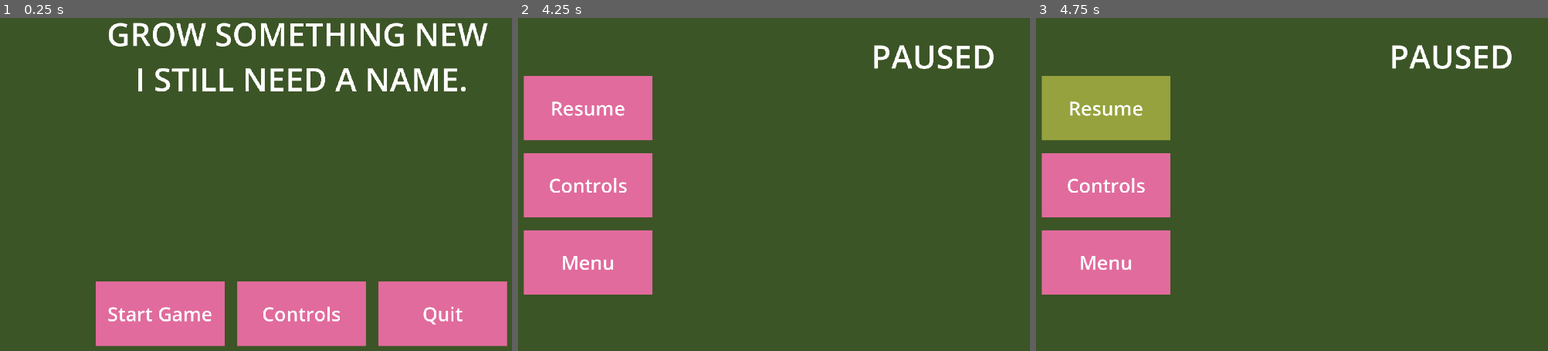
Above: before the commit, frames 1-3 (left to right).
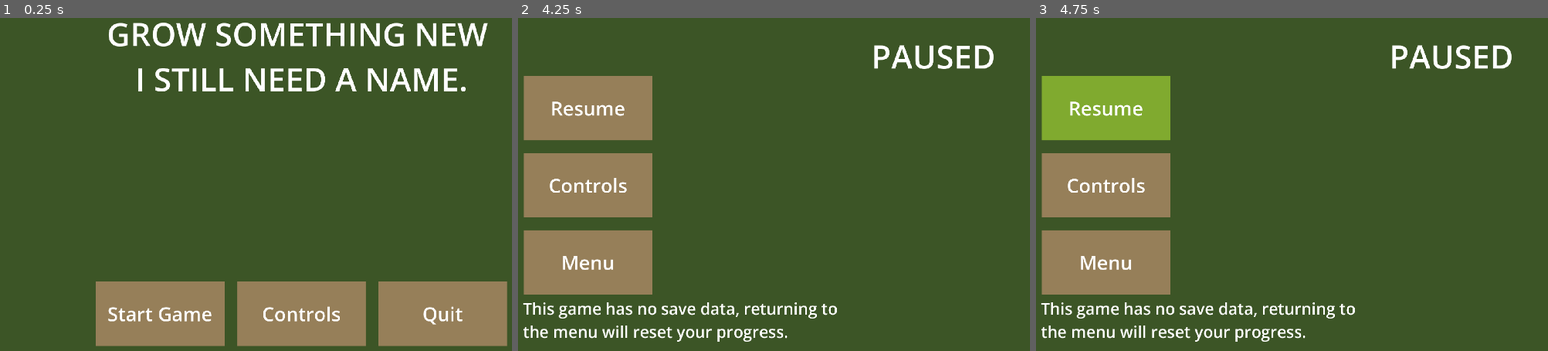
Above: after the commit, the same moments.

Repository: Robin-Bareham/GJ26-GrowSomethingNew
Game: Godot game, scene res://Scenes/woods.tscn
Same seed, same stepped clock (60 frames per second), same inputs: the game is played once before the commit and once after it.
Inputs (mouse positions are in pixels of both pictures, inside the frame that each line leads up to):
- Up to frame 1 (0.25 s): no input
- Up to frame 2 (4.25 s): tap Enter at 0.5, 2, 3.5 s; move the mouse to (953, 167) at 0.52 s; hold D (walk_right) 0.53-1.28 s; tap E (interact) at 0.6, 1.55, 2.1, 3.05 s; tap T (test) at 0.8, 1.35, 2.3, 3.6 s; tap Space at 1.25, 2.75 s; move the mouse to (697, 201) at 1.27 s; hold S (walk_down) 1.28-2.03 s; move the mouse to (881, 107) at 2.02 s; hold D (walk_right) 2.03-2.78 s; move the mouse to (789, 254) at 2.77 s; hold W (walk_up) 2.78-3.53 s; click (789, 254) at 2.85 s; move the mouse to (1004, 237) at 3.52 s; hold A (walk_left) from 3.53 s (still down); tap Q (pause) at 4.15 s
- Up to frame 3 (4.75 s): keep holding A (walk_left); move the mouse to (1153, 134) at 4.27 s; tap E (interact) at 4.35 s

The runs differ from the first frame. In frame 1, 14% of the frame differs, in the area x 18-100%, y 79-99%; in frame 2, 16%, in the area x 0-63%, y 17-98%; in frame 3, 11%.

Commit message:
Added Lake Interactions

Diff:
--- a/Assets/Styles/SBF_Selected.tres
+++ b/Assets/Styles/SBF_Selected.tres
@@ -1,4 +1,4 @@
 [gd_resource type="StyleBoxFlat" format=3 uid="uid://p1pbi20kclf3"]
 
 [resource]
-bg_color = Color(0.58772, 0.63645, 0.24054, 1)
+bg_color = Color(0.503754, 0.664769, 0.182948, 1)
--- a/Assets/Styles/SBF_deselected.tres
+++ b/Assets/Styles/SBF_deselected.tres
@@ -1,4 +1,4 @@
 [gd_resource type="StyleBoxFlat" format=3 uid="uid://dtk484ihyqfbi"]
 
 [resource]
-bg_color = Color(0.883645, 0.421145, 0.616113, 1)
+bg_color = Color(0.588573, 0.499786, 0.350919, 1)
--- a/Scenes/dialogue_box.tscn
+++ b/Scenes/dialogue_box.tscn
@@ -34,9 +34,9 @@
 anchor_right = 0.5
 anchor_bottom = 1.0
 offset_left = -765.0
-offset_top = -400.0
+offset_top = -384.0
 offset_right = 335.0
-offset_bottom = -119.0
+offset_bottom = -103.0
 grow_horizontal = 2
 grow_vertical = 0
 scale = Vector2(1.4, 1.4)
--- a/Scenes/minigame.tscn
+++ b/Scenes/minigame.tscn
@@ -148,7 +148,7 @@
 
 [node name="Goal" type="Sprite2D" parent="."]
 material = SubResource("ShaderMaterial_lx35w")
-position = Vector2(1526, 383)
+position = Vector2(983, 535)
 scale = Vector2(1.77642, 1.80081)
 texture = ExtResource("2_puep3")
 script = ExtResource("2_id8w1")
--- a/Scenes/pause.tscn
+++ b/Scenes/pause.tscn
@@ -13,6 +13,20 @@
 grow_horizontal = 2
 grow_vertical = 2
 color = Color(0.236784, 0.334107, 0.151257, 1)
+
+[node name="Title2" type="Label" parent="."]
+anchors_preset = 2
+anchor_top = 1.0
+anchor_bottom = 1.0
+offset_left = 37.0
+offset_top = -259.0
+offset_right = 1249.0
+offset_bottom = 18.0
+grow_vertical = 0
+theme_override_font_sizes/font_size = 50
+text = "This game has no save data, returning to
+the menu will reset your progress."
+vertical_alignment = 1
 
 [node name="Title" type="Label" parent="."]
 anchors_preset = 1
--- a/Scenes/woods.tscn
+++ b/Scenes/woods.tscn
@@ -105,7 +105,8 @@
 starting_bg = "Temp_Lake"
 
 [node name="CollisionPolygon2D" type="CollisionPolygon2D" parent="Lake"]
-polygon = PackedVector2Array(39, -6, 44, 203, 112, 203, 124, 323, 372, 529, 372, 649, 691, 916, 700, 1060, -303, 399)
+position = Vector2(-2, 1)
+polygon = PackedVector2Array(39, -6, 44, 203, 112, 203, 124, 323, 372, 529, 372, 649, 691, 916, 700, 1060, -303, 399, -124, -745, 2344, -391, 2110, 274, 1878, 176, 1828, 403, 1621, 444, 1619, 376, 1552, 364, 1555, 311, 1497, 298, 1490, 143, 1559, 139, 1555, 75, 2032, 86, 1858, -417, -58, -541)
 
 [node name="Lighting" type="Node2D" parent="."]
 
--- a/Scripts/all_dia.gd
+++ b/Scripts/all_dia.gd
@@ -2,6 +2,10 @@
 
 var dia_open = false
 var dia_closing = false
+
+var lake_interacted = false
+
+
 
 var dia_dic = {
 	"NoBF": [["Elm",0,"That looks like the way to the grove though...",">"],["Elm",0,"My eyes feel weird from it's brightness.",">"],["Elm",0,"I wonder if there's something around here that'll help.","v"]],
@@ -24,8 +28,6 @@
 	"D2Pile" : [["Elm",0,"Huh, it's a bit easier to see? I wouldn't have thought anything's changed...","v"]],
 	"D3Pile" : [["Elm",0,"...",">"],["Elm",0,"Is it the flowers? Am I... seing through them?",">"],["Elm",0,"Weird.","v"]],
 	"D4Pile" : [["Elm",0,"It's surprisingly clear, though I don't feel up to this...",">"],["Elm",0,"I'll at least see what's under here.","v"]],
-	"test" : [["Elm",0,"Well this is weird.",">"],["Elm",4,"There's going to be a new image.",">","Temp_Cutscene2"],["Elm",0,"Cool new image!","v"]],
-	"Lake" : [["Elm",0,"My reflection? Why... why are those flowers staring back at me?","v"]],
 	"D1End" : [["Elm",0,"Nothing... just piles of ash and remains.",">"],["Elm",0,"For seemingly nothing, I feel quite tired.",">"],["Elm",4,"I can continue searching later, a quick nap should be fine...",">","Temp_Cutscene2"],["",0,"...","v"]],
 	"D2End" : [["Elm",0,"I should stop, my eyes are starting to hurt.",">"],["Elm",4,"At least things were'nt as dark as last time,, but its still so blurry.",">","Temp_Cutscene2"],["Elm",0,"I guess I'll keep searching later...","v"]],
 	"D3End" : [["Elm",0,"There's so many of those flowers.",">"],["Elm",4,"They're all budding like the ones by my head... …(283 unchanged characters)…
@@ -34,8 +36,13 @@
 	["",4,"Elm?",">","Temp_Cutscene1"],["Lavender",4,"What... what happened to you?","v","Temp_Cutscene2"]],
 	"D1Grove" : [["Elm",0,"No...",">"],["Elm",0,"The Grove it's...",">"],["Elm",4,"Empty...",">","Temp_Cutscene2"],["Elm",0,"...",">"],["Elm",4,"Piles of ash? Maybe...",">","Temp_Cutscene1"],["Elm",0,"I should search around, maybe I'll find things in the ash piles.","v"]],
 	"Start" : [["",0,"...",">"],["",4,"...?",">","Temp_Cutscene2"],["Elm",0,"What... where am I?",">"],["Elm",4,"Why is everyhing so blurry?",">","Temp_Cutscene1"],["Elm",4,"WHAT IS THAT?!",">","Temp_Cutscene2"],["Elm",0,"Get it off get it off get it off get it off get it-",">"],
-	["Elm",4,"It's not budging...",">","Temp_Cutscene1"],["Elm",4,"The grove! Oh no I've got to make sure everyone's okay.","v","Temp_Cutscene2"]]
-
+	["Elm",4,"It's not budging...",">","Temp_Cutscene1"],["Elm",4,"The grove! Oh no I've got to make sure everyone's okay.","v","Temp_Cutscene2"]],
+	"D1Lake" : [["Elm",0,"Those scars... I'm sure I just got burned... how long have I been out for?",">"], ["Elm",0,"...",">"],["Elm",2,"Weird...","v","N/A","LAKE"]],
+	"D1Lake2" : [["Elm",2,"Ah, that's a bit easier to look through. The water's glare doesn't hurt as much.","v","N/A","LAKE"]],
+	"D2Lake" : [["Elm",0,"It's... grown? Are those vines?",">"],["Elm",0,"They feel like vines...",">"],["Elm",2,"Now it's staring at me through the reflection...","v","N/A","LAKE"]],
+	"D3Lake" : [["Elm",0,"Are these horns? Ow-",">"],["Elm",0,"They're thorny like those roots.",">"],["Elm",2,"Urgh- I'm just going to stop, this is giving me a headache.","v","N/A","LAKE"]],
+	"D4Lake" : [["Elm",0,"...",">"],["Elm",2,"Can this please be a bad dream...","v","N/A","LAKE"]],
+	"LakeSil" : [["Elm",0,"...","v"]]
 }
 
 var pile_dic = {
--- a/Scripts/constant_ui.gd
+++ b/Scripts/constant_ui.gd
@@ -93,7 +93,7 @@
 		#pile_list[i].setImage()
 
 func changeBg(newBg: String):
-	var temp = "res://Assets/TempAssets/" + newBg + ".png"
+	var temp = "res://Assets/Cutscenes/" + newBg + ".png"
 	bg.texture = load(temp)
 
 func hideBg():
--- a/Scripts/dialogue_box.gd
+++ b/Scripts/dialogue_box.gd
@@ -80,6 +80,11 @@
 		v_current_pile = object #reusing name specifically for end of game
 	v_root.show()
 	v_currently_active = true
+
+	if(object == "LakeSil"):
+		v_root.hide()
+
+
 	pass
 
 func progressDialogue():
--- a/Scripts/interaction_hitbox.gd
+++ b/Scripts/interaction_hitbox.gd
@@ -5,6 +5,7 @@
 var v_in_search = false
 var v_in_scripted = false
 var v_bg = ""
+var v_lake_dia = ""
 
 
 @onready var v_dialogue_box = get_tree().current_scene.get_node("DialogueBox")
@@ -55,8 +56,9 @@
 				#Change position of player
 				get_parent().position.y = GlobalScript.p_nobf_py
 		else:
-			v_interractable_list.append(area.getName())
-			v_bg = area.getBg()
+			# LAKE INTERACTIONS DIFFERENCECS
+			v_lake_dia = decidingLake()
+			v_interractable_list.append(v_lake_dia)
 			v_in_scripted = true
 	#Not a scripted AREA
 	else:
@@ -74,7 +76,7 @@
 	var index = -1
 	if(area.is_in_group("scripted")):
 		v_in_scripted = false
-		index = v_interractable_list.find(area.getName())
+		index = v_interractable_list.find(v_lake_dia)
 		v_bg = ""
 	#NOT A SCRIPTED AREA
 	else:
@@ -86,6 +88,12 @@
 		v_interractable_list.remove_at(index)
 
 func changeNode(type:String):
+	if(type == "LAKE"):
+
+		v_interractable_list.remove_at(v_interractable_list.find(v_lake_dia))
+		v_lake_dia = "LakeSil"
+		v_interractable_list.append(v_lake_dia)
+		return
 	var index = v_interractable_list.find(area_root.getName())
 	if(type == "HIDE"):
 		if index != -1:
@@ -98,6 +106,8 @@
 		v_interractable_list.append(area_root.getName())
 
 func changeItem(type: String):
+	if(type == "Blindfold"):
+		AllDia.lake_interacted = false
 	if(GlobalScript.items[type]):
 		GlobalScript.items[type] = false
 	else:
@@ -107,3 +117,27 @@
 	GlobalScript.transition_scene = true
 	GlobalScript.next_scene = type
 	GlobalScript.change_scene()
+
+func decidingLake():
+	var p_name = "LakeSil"
+	match GlobalScript.day:
+		1:
+			if(GlobalScript.items["Blindfold"]):
+				p_name = "D1Lake2"
+				v_bg = "Lake02"
+			else:
+				p_name = "D1Lake"
+				v_bg = "Lake01"
+		2:
+			p_name = "D2Lake"
+			v_bg = "Lake03"
+		3:
+			p_name = "D3Lake"
+			v_bg = "Lake04"
+		4:
+			p_name = "D4Lake"
+			v_bg = "Lake05"
+	if(AllDia.lake_interacted):
+		p_name = "LakeSil"
+	AllDia.lake_interacted = true
+	return p_name
--- a/Scripts/main.gd
+++ b/Scripts/main.gd
@@ -73,6 +73,7 @@
 			if(GlobalScript.activate_cutscene):
 				if(GlobalScript.day_over):
 					#End of day scripts
+					AllDia.lake_interacted = false
 					match GlobalScript.day:
 						1:
 							dia_ui.eventActivated("D1End",2,"Temp_Cutscene1")
@@ -143,6 +144,12 @@
 	player.position.y = GlobalScript.p_start_py
 	GlobalScript.activate_cutscene = false
 	$Environment/blindfold.setVisib(true)
+	var tree_list = []
+	tree_list = get_tree().get_nodes_in_group("enviro")
+	for i in tree_list.size():
+		tree_list[i].reloadTextures()
+
+
 func activateMinigame():
 	if(GlobalScript.first_pile):
 		var name = "D" + str(GlobalScript.day) + "Pile"
--- a/Scripts/minigame.gd
+++ b/Scripts/minigame.gd
@@ -8,7 +8,7 @@
 
 @onready var v_rubbish_list = []
 
-var v_goal_positions = [[401,361],[982,528],[523,792],[1611,354],[1400,811]]
+var v_goal_positions = [[401,361],[982,535],[523,792],[1611,354],[1400,811]]
 var v_rubbish_icons = ["Rubbish01","Rubbish02","Rubbish03","Rubbish04"]
 
 
@@ -24,8 +24,12 @@
 	#Change goal's Collision shape2D
 	var goalCS2D_loc = "res://Assets/Styles/" + goalTexture + "CS2D.tres"
 	v_goal_CS2D.shape = load(goalCS2D_loc)
-	v_goal.position.x = v_goal_positions[randi() % v_goal_positions.size()][0]
-	v_goal.position.y = v_goal_positions[randi() % v_goal_positions.size()][1]
+	if(GlobalScript.day == 4):
+		v_goal.position.x = v_goal_positions[1][0]
+		v_goal.position.y = v_goal_positions[1][1]
+	else:
+		v_goal.position.x = v_goal_positions[randi() % v_goal_positions.size()][0]
+		v_goal.position.y = v_goal_positions[randi() % v_goal_positions.size()][1]
 	#Run through list, set their position based on goal's position
 	for i in v_rubbish_list.size():
 		#Adjust position around goal
Binary file added: Assets/Cutscenes/Lake01.png
Not shown, added: Assets/Cutscenes/Lake01.png.import
Binary file added: Assets/Cutscenes/Lake02.png
Not shown, added: Assets/Cutscenes/Lake02.png.import
Binary file added: Assets/Cutscenes/Lake03.png
Not shown, added: Assets/Cutscenes/Lake03.png.import
Binary file added: Assets/Cutscenes/Lake04.png
Not shown, added: Assets/Cutscenes/Lake04.png.import
Binary file added: Assets/Cutscenes/Lake05.png
Not shown, added: Assets/Cutscenes/Lake05.png.import
Binary file changed: Assets/Minigame/G_Ash.png
Binary file changed: Assets/Minigame/G_Bark.png
(and 8 more such lines)
